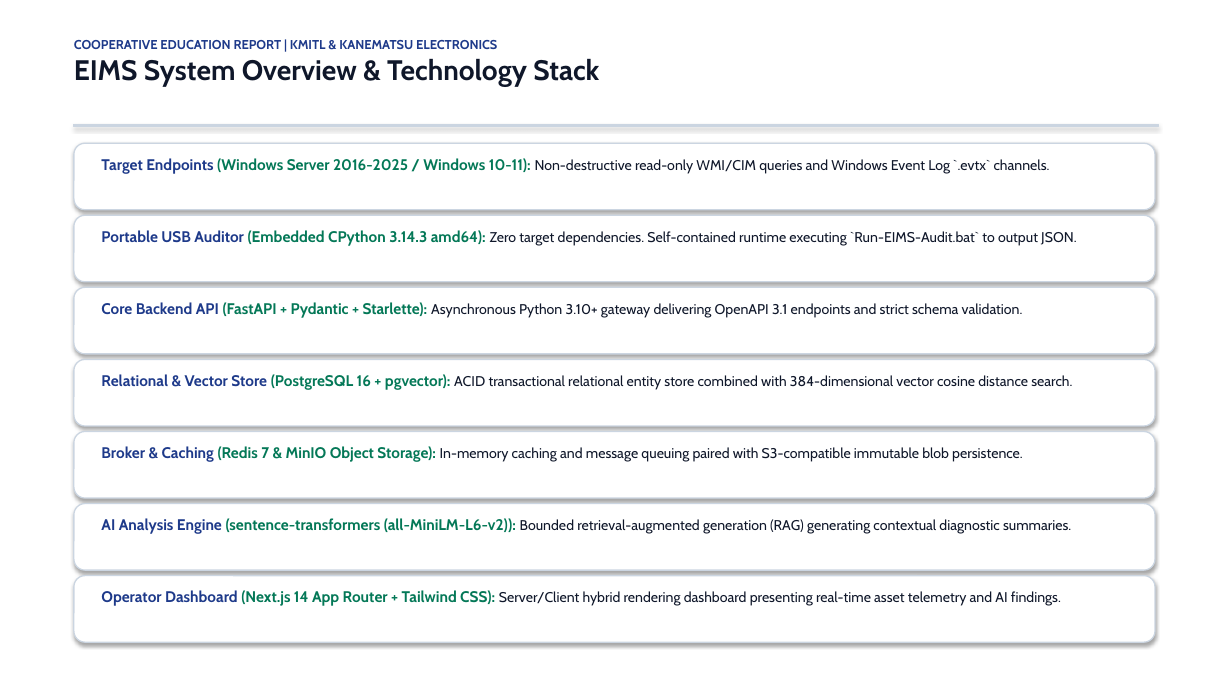
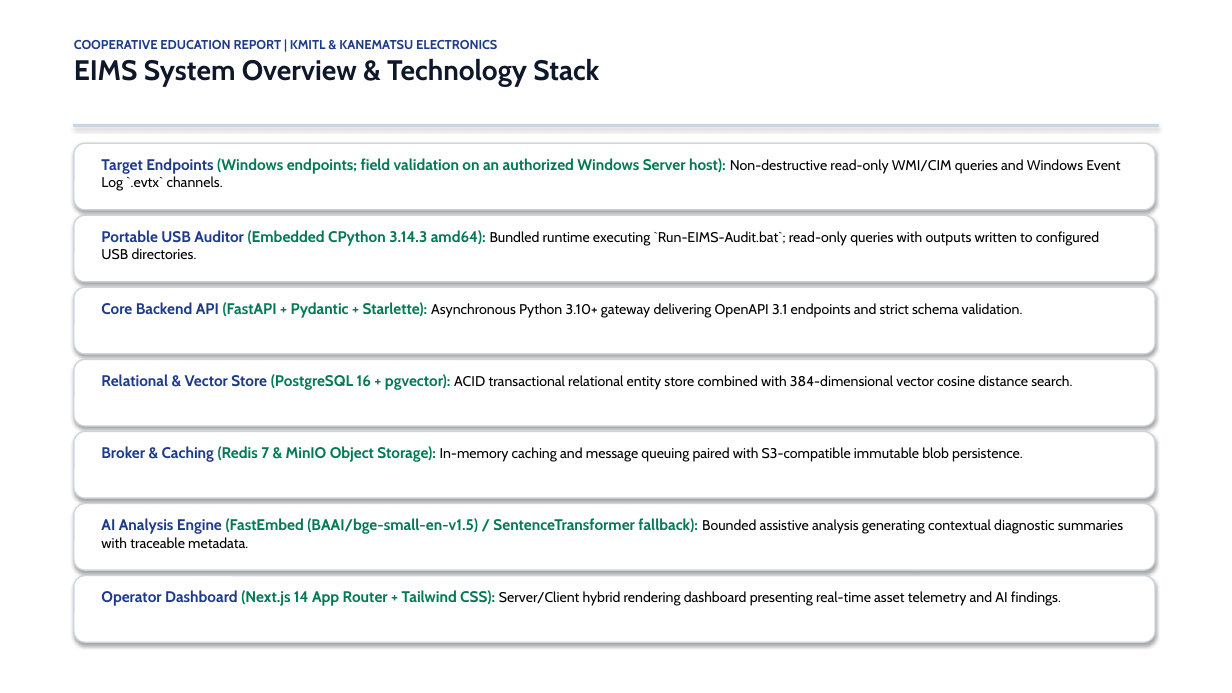
Before and after one commit to Ratthabhumi/EIMS, a slide deck: slide 5 of docs/presentation/EIMS_COOP_PRESENTATION_2026.pptx. Drawn at 1232x693 pixels with LibreOffice and Linux fonts; fonts in the diff are those of the drawing. Boxes give left, top, right and bottom in pixels: in the first picture for what was removed or moved away, otherwise in the second. Text is boxed around its words. In the diff, an @@ line names an element or a change of style, - is before the commit and + after.

```diff
--- a/docs/presentation/EIMS_COOP_PRESENTATION_2026.pptx
+++ b/docs/presentation/EIMS_COOP_PRESENTATION_2026.pptx
@@ text at bbox=[101, 158, 1120, 191]: text changed; size 11 to 12 pt; text colour #0F172A to #000000; bold on @@
-Target Endpoints (Windows Server 2016-2025 / Windows 10-11): Non-destructive read-only WMI/CIM queries and Windows Event Log `.evtx` channels.
+Target Endpoints (Windows endpoints; field validation on an authorized Windows Server host): Non-destructive read-only WMI/CIM queries and Windows Event Log `.evtx` channels.
@@ text at bbox=[101, 230, 1100, 260]: text changed; text colour #0F172A to #000000 @@
-Portable USB Auditor (Embedded CPython 3.14.3 amd64): Zero target dependencies. Self-contained runtime executing `Run-EIMS-Audit.bat` to output JSON.
+Portable USB Auditor (Embedded CPython 3.14.3 amd64): Bundled runtime executing `Run-EIMS-Audit.bat`; read-only queries with outputs written to configured USB directories.
@@ text "Core Backend API (FastAPI + ..." at bbox=[101, 302, 1023, 318]: text colour #0F172A to #000000 in "Asynchronous Python 3.10+ gateway delivering OpenAPI 3.1 ..." @@
@@ text "Relational & Vector Store (PostgreSQL ..." at bbox=[101, 374, 1072, 390]: text colour #0F172A to #000000 in "ACID transactional relational entity store combined with ..." @@
@@ text "Broker & Caching (Redis 7 ..." at bbox=[101, 446, 1023, 462]: text colour #0F172A to #000000 in "In-memory caching and message queuing paired with ..." @@
@@ text at bbox=[101, 518, 1123, 548]: text changed; text colour #0F172A to #000000 @@
-AI Analysis Engine (sentence-transformers (all-MiniLM-L6-v2)): Bounded retrieval-augmented generation (RAG) generating contextual diagnostic summaries.
+AI Analysis Engine (FastEmbed (BAAI/bge-small-en-v1.5) / SentenceTransformer fallback): Bounded assistive analysis generating contextual diagnostic summaries with traceable metadata.
@@ text "Operator Dashboard (Next.js 14 App ..." at bbox=[101, 590, 1061, 606]: text colour #0F172A to #000000 in "Server/Client hybrid rendering dashboard presenting real-tim ..." @@
```
Also in this commit, not shown: 14 other slides changed, 16 other files.
